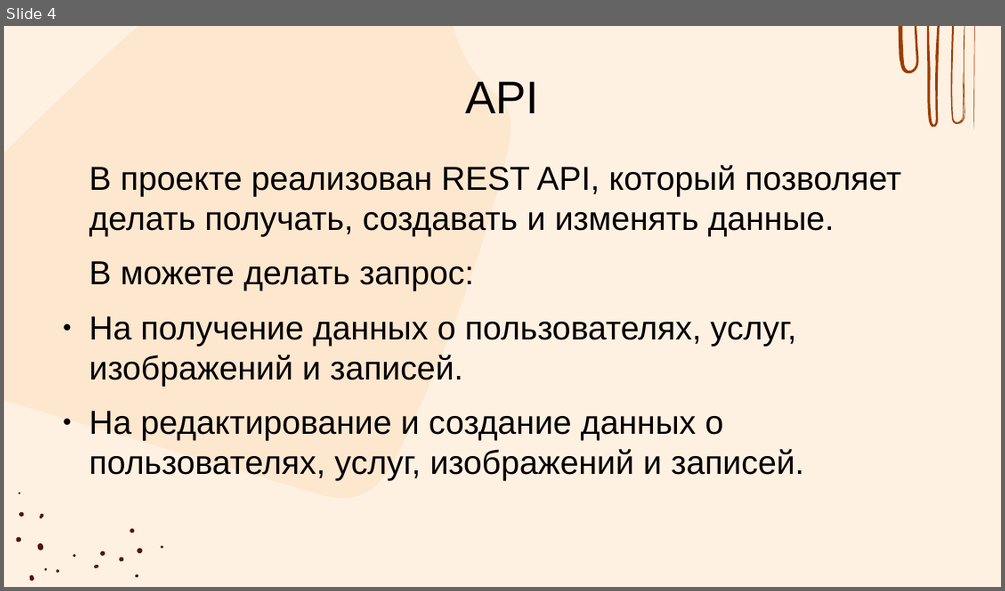
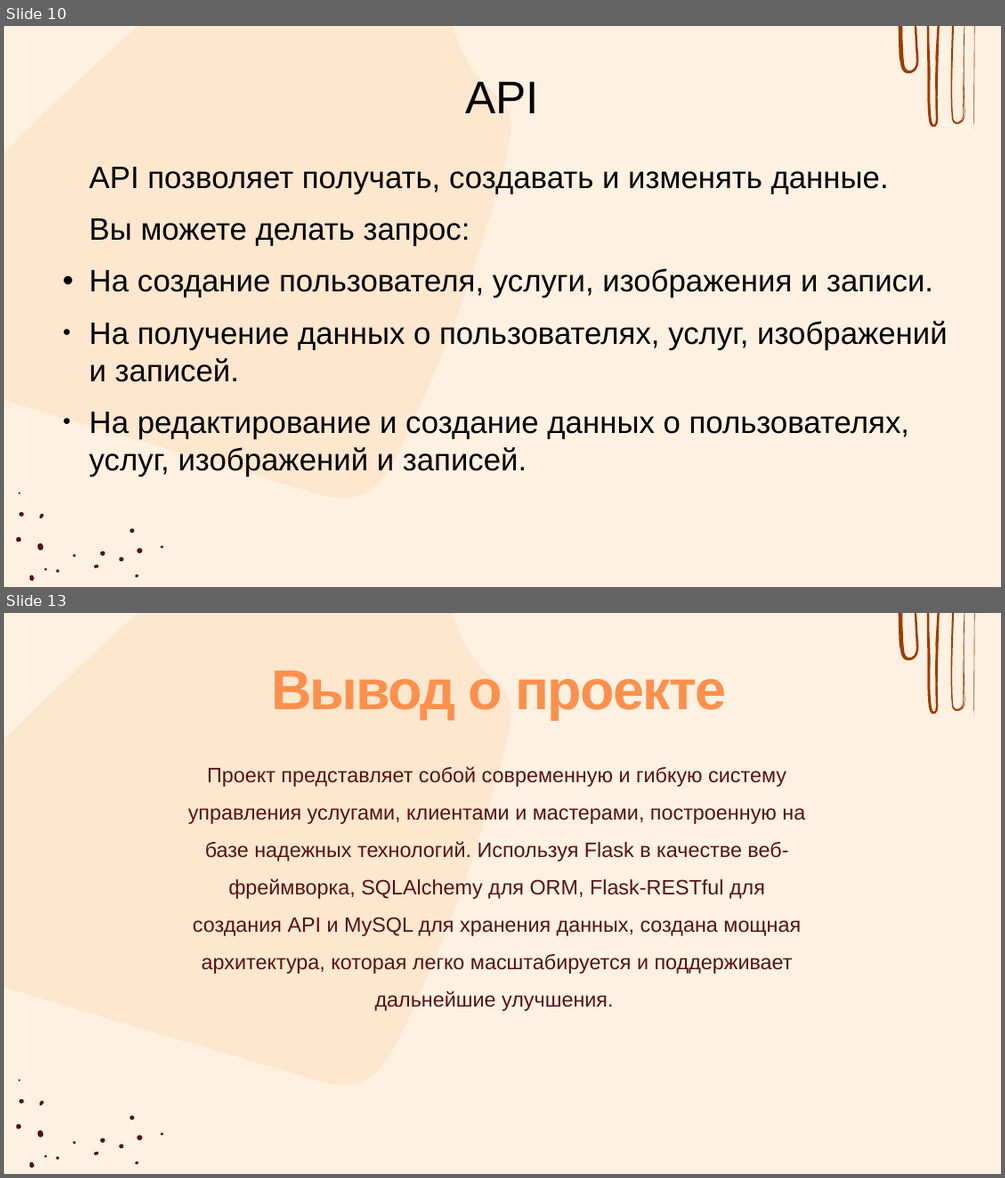
Before and after one commit to Irishka6/WEBproject, a slide deck: Web.pptx. Shown one above the other, each under a label of ours: slide 4 before the commit, slides 10 and 13 after it; the slides between them are not shown. The pictures are 1005x591 and 1005x1178 pixels, drawn with LibreOffice and Linux fonts; fonts in the diff are those of the drawing. Boxes give left, top, right and bottom in pixels: in the first picture for what was removed or moved away, otherwise in the second. Text is boxed around its words. In the diff, an @@ line names an element or a change of style, - is before the commit and + after.

```diff
--- a/Web.pptx
+++ b/Web.pptx
@@ slide 13 added at box(4, 613, 1001, 1174), background #FFF1E2; not listed: 21 template elements that a slide beside it also shows @@
@@ title added at box(271, 670, 726, 719), 54 pt, text #FD904D, bold @@
+Вывод о проекте
@@ text added at box(188, 766, 805, 1011), 20 pt, text #551212 @@
+Проект представляет собой современную и гибкую систему управления услугами, клиентами и мастерами, построенную на базе надежных технологий. Используя Flask в качестве веб-фреймворка, SQLAlchemy для ORM, Flask-RESTful для создания API и MySQL для хранения данных, создана мощная архитектура, которая легко масштабируется и поддерживает дальнейшие улучшения.
@@ what was slide 4 is now slide 10 @@
@@ slide 10 changed as well @@
@@ outline redrawn in 3 elements at box(4, 26, 511, 498), box(951, 26, 965, 124), box(974, 26, 975, 130) @@
@@ text at box(89, 167, 933, 297): text changed; size 32 to 29.9 pt @@
-В проекте реализован REST API, который позволяет делать получать, создавать и изменять данные.
-В можете делать запрос:
+API позволяет получать, создавать и изменять данные.
+Вы можете делать запрос:
+• На создание пользователя, услуги, изображения и записи.
@@ text at box(89, 321, 947, 476): size 32 to 29.9 pt in "На получение данных о пользователях, услуг, изображений ...", "На редактирование и создание данных о пользователях, ..." @@
```
Also in this commit, not shown: 3 other slides changed, 10 other slides added, 2 slides removed, 8 other files.
